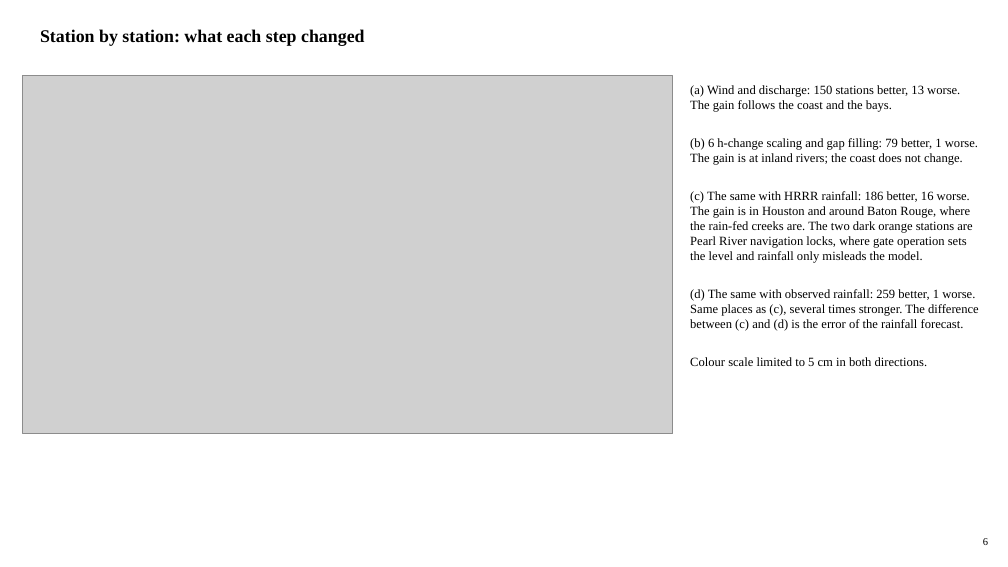
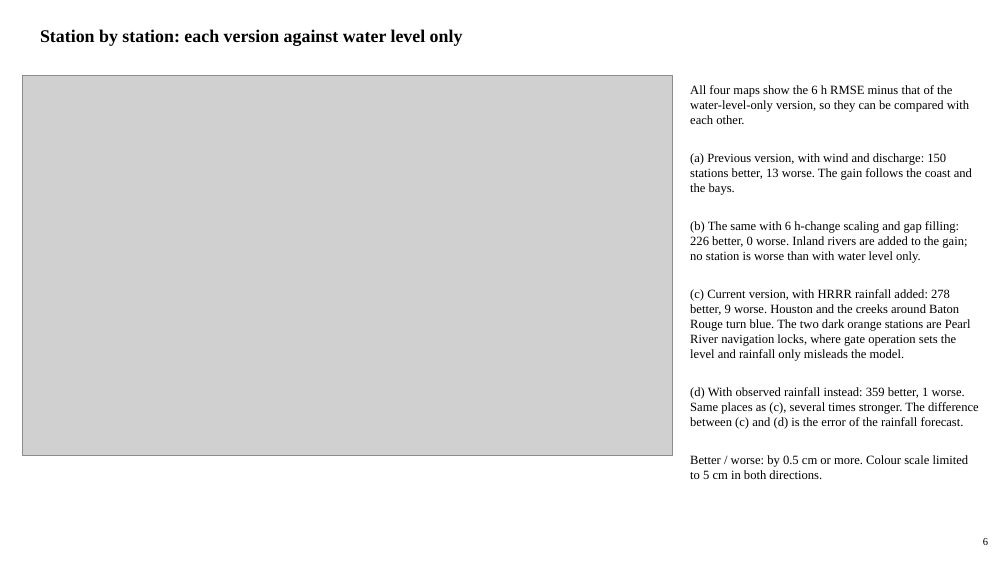
Before and after one commit to LaurenW1997/subdomainLSTM, a slide deck: slide 6 of deliverables/17_versions/version_comparison.pptx. Drawn at 1008x567 pixels with LibreOffice and Linux fonts; fonts in the diff are those of the drawing; grey boxes stand for pictures. Boxes give left, top, right and bottom in pixels: in the first picture for what was removed or moved away, otherwise in the second. Text is boxed around its words. In the diff, an @@ line names an element or a change of style, - is before the commit and + after.

```diff
--- a/deliverables/17_versions/version_comparison.pptx
+++ b/deliverables/17_versions/version_comparison.pptx
@@ text at <box>40,29,463,46</box>: text changed @@
-Station by station: what each step changed
+Station by station: each version against water level only
@@ picture: place and size @@
-picture at <box>23,76,673,434</box>
+picture at <box>23,76,673,455</box>
@@ text at <box>690,85,979,479</box>: text changed @@
-(a) Wind and discharge: 150 stations better, 13 worse. The gain follows the coast and the bays.
-(b) 6 h-change scaling and gap filling: 79 better, 1 worse. The gain is at inland rivers; the coast does not change.
-(c) The same with HRRR rainfall: 186 better, 16 worse. The gain is in Houston and around Baton Rouge, where the rain-fed creeks are. The two dark orange stations are Pearl River navigation locks, where gate operation sets the level and rainfall only misleads the model.
-(d) The same with observed rainfall: 259 better, 1 worse. Same places as (c), several times stronger. The difference between (c) and (d) is the error of the rainfall forecast.
-Colour scale limited to 5 cm in both directions.
+All four maps show the 6 h RMSE minus that of the water-level-only version, so they can be compared with each other.
+(a) Previous version, with wind and discharge: 150 stations better, 13 worse. The gain follows the coast and the bays.
+(b) The same with 6 h-change scaling and gap filling: 226 better, 0 worse. Inland rivers are added to the gain; no station is worse than with water level only.
+(c) Current version, with HRRR rainfall added: 278 better, 9 worse. Houston and the creeks around Baton Rouge turn blue. The two dark orange stations are Pearl River navigation locks, where gate operation sets the level and rainfall only misleads the model.
+(d) With observed rainfall instead: 359 better, 1 worse. Same places as (c), several times stronger. The difference between (c) and (d) is the error of the rainfall forecast.
+Better / worse: by 0.5 cm or more. Colour scale limited to 5 cm in both directions.
```
